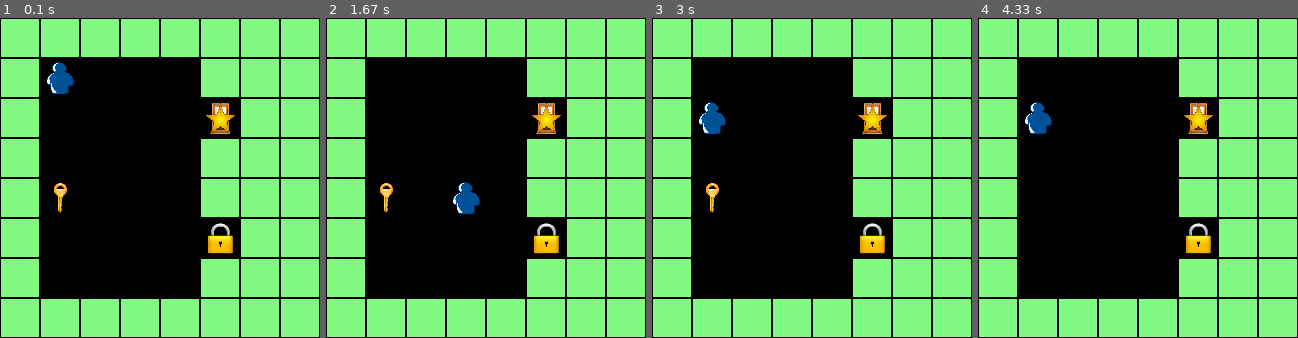
Above: before the commit, frames 1-4 (left to right).
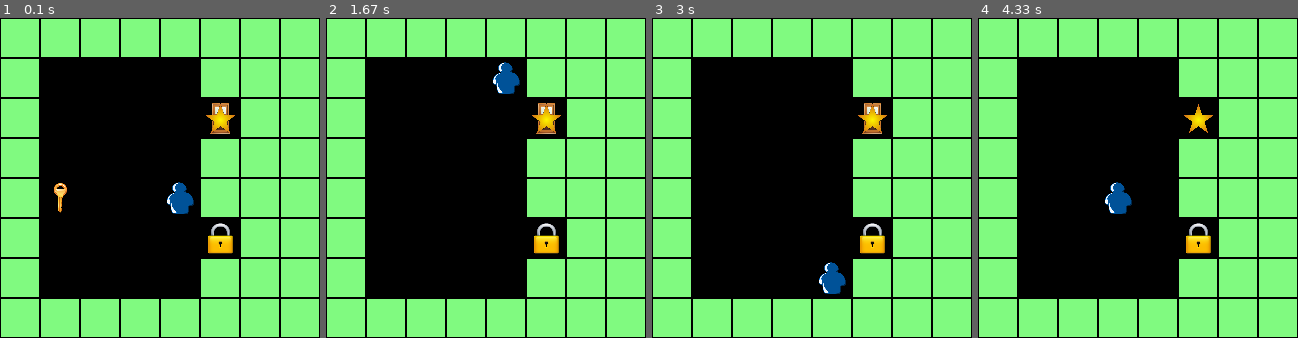
Above: after the commit, the same moments.

Repository: kespindler/cs295-final
Game: pygame game, started from tests.py
Two runs of this game, one before a commit and one after it. Both use one fixed random seed, a clock stepped at 60 frames per second and the inputs below. The source is Python 2; it was converted automatically to run under Python 3.
Inputs:
- Up to frame 1 (0.1 s): no input
- Up to frame 2 (1.67 s): no input
- Up to frame 3 (3 s): no input
- Up to frame 4 (4.33 s): no input

The runs differ from the first frame. In frame 1, 1.1% of the frame differs, in the area x 14-61%, y 13-62%; in frame 2, 1.3%; in frame 3, 1.3%; in frame 4, 1.4%, in the area x 14-72%, y 26-62%.

Commit message:
final push, added README, added start of problem/agent options

Diff:
--- /dev/null
+++ b/problem_agent_options.py
@@ -0,0 +1,21 @@
+from agent import SarsaAgent
+from gradient_descent import GradientDescentSarsaAgent
+from random import random
+from utility import enum
+from agent_options import KeyCOption, LockCOption, DoorCOption
+from options import ActionOption, KeyOption, LockOption, DoorOption
+from numpy import array
+
+class PCOptionAgent(SarsaAgent):
+    """ Combines problem space / action space
+    """
+
+    def __init__(self, stateDesc, agentStateOffset, actionDesc):
+        agentStateDim = len(stateDesc - agentStateOffset)
+        self.options = [
+            KeyCOption(stateDim, agentStateOffset, actionDesc),
+            LockCOption(stateDim, agentStateOffset, actionDesc),
+            DoorCOption(stateDim, agentStateOffset, actionDesc),
+            KeyOption(stateDesc, actionDesc),
+            LockOption(stateDesc, actionDesc),
+            DoorOption
--- a/tests.py
+++ b/tests.py
@@ -37,7 +37,7 @@
     probdim = 5
     agent = cls_agent(lightworld.dimensions()[:probdim], len(lightworld.actions))
     rend = PygameRenderer(lightworld, agent)
-    run_experiment(lightworld, agent, rend, delay=.05)
+    run_experiment(lightworld, agent, rend)
 
 def test_env1():
     from agent import RandomAgent
Not shown, added: README.txt
